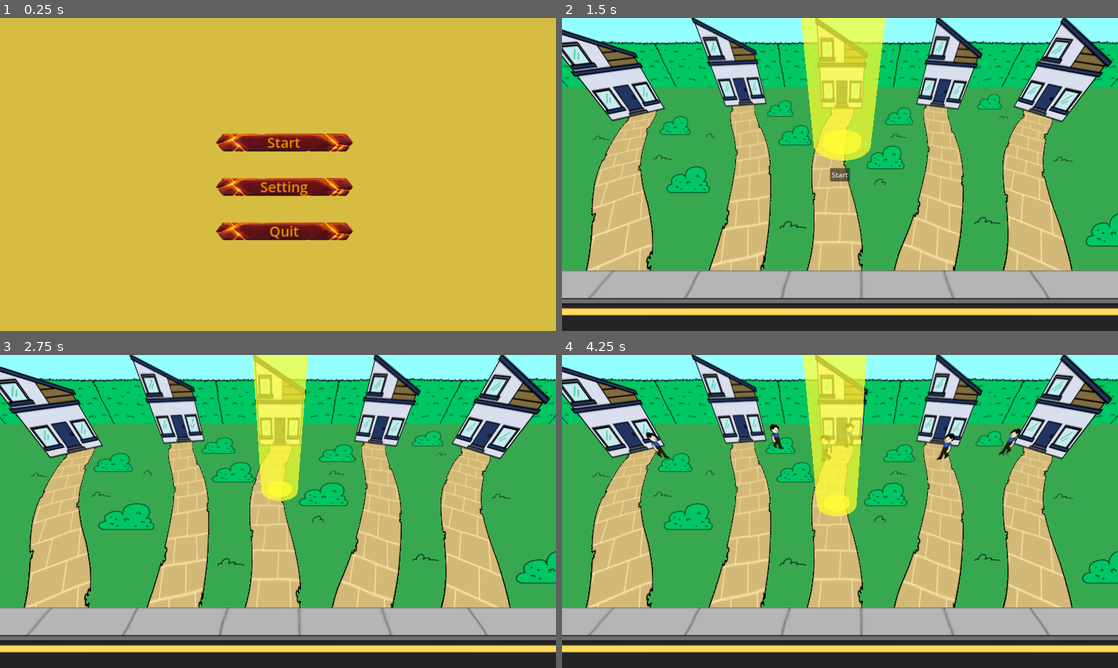
Above: before the commit, frames 1-4 (two rows, left to right).
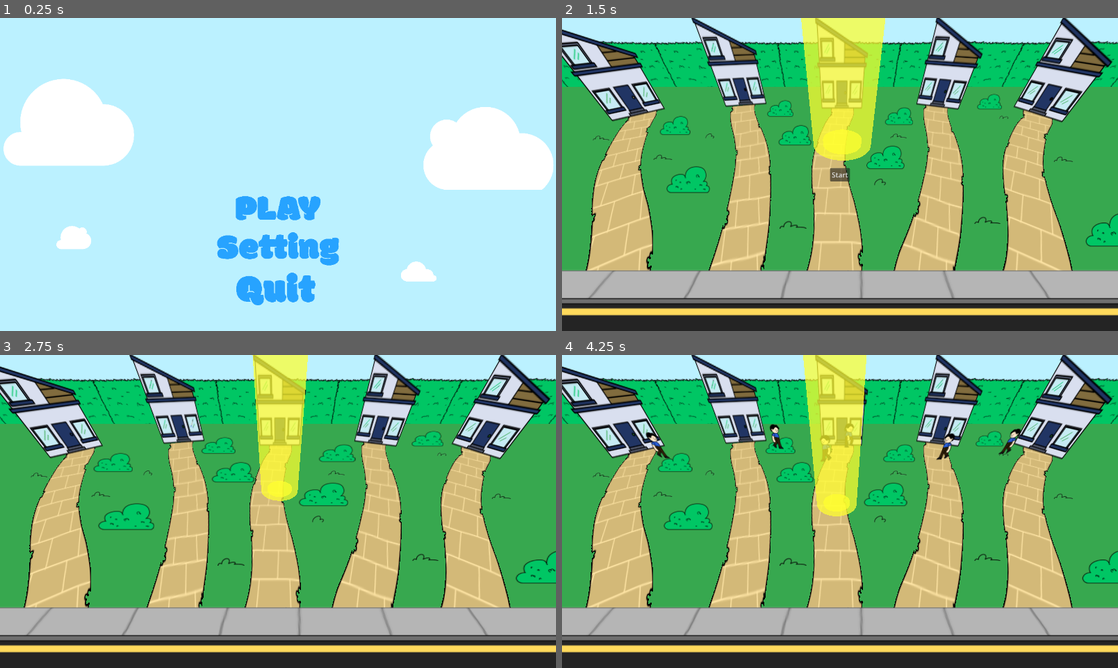
Above: after the commit, the same moments.

Repository: KgHtetNaing/sun_is_watching
Game: Godot game, scene res://scenes/main_menu.tscn
Two runs of this game, one before a commit and one after it. Both use one fixed random seed, a clock stepped at 60 frames per second and the inputs below. The engine's default icon, where the game draws it, is replaced by a stand-in: a white triangle on a blue panel in a dark square.
Inputs (mouse positions are in pixels of both pictures, inside the frame that each line leads up to; where the layout moved, square brackets give the same spot in the first picture):
- Up to frame 1 (0.25 s): no input
- Up to frame 2 (1.5 s): click (840, 249) [845, 187] at 0.5 s; click (840, 208) [845, 143] at 1.25 s
- Up to frame 3 (2.75 s): click "Start" at 2 s
- Up to frame 4 (4.25 s): tap Enter (ui_accept) at 2.75, 3.02, 3.77 s; move the mouse to (962, 495) at 2.77 s; move the mouse to (728, 527) at 3.52 s

The runs differ from the first frame. In frame 1, 100% of the frame differs, in the area x 0-100%, y 0-100%; in frame 2, 5.6%; in frame 3, 6.0%; in frame 4, 5.9%.

Commit message:
MainMenu

Diff:
--- a/art/Main_theme.tres
+++ b/art/Main_theme.tres
@@ -16,7 +16,6 @@
 texture = ExtResource("3_gsf01")
 
 [resource]
-Button/colors/font_color = Color(0.9607843, 0.57254905, 0, 1)
 Button/font_sizes/font_size = 20
 Button/fonts/font = SubResource("SystemFont_5d7ra")
 Button/styles/hover = SubResource("StyleBoxTexture_yxutn")
--- a/scenes/main_menu.tscn
+++ b/scenes/main_menu.tscn
@@ -1,7 +1,162 @@
 [gd_scene format=3 uid="uid://cxcwvmdnls5d7"]
 
 [ext_resource type="Script" uid="uid://dyb1auwsdrlul" path="res://scripts/main_menu.gd" id="1_l6cm7"]
-[ext_resource type="Theme" uid="uid://okkchddtxnpv" path="res://art/Main_theme.tres" id="2_ekxnf"]
+[ext_resource type="Texture2D" uid="uid://dgv8oj77u16ih" path="res://art/Envi/Cloud-02.png" id="3_bqqt6"]
+[ext_resource type="Texture2D" uid="uid://h2u3gnuyvdvg" path="res://art/Envi/Cloud-03.png" id="4_wu84c"]
+[ext_resource type="Texture2D" uid="uid://b003ja51pk3vc" path="res://art/Envi/Cloud-05.png" id="5_1ajci"]
+[ext_resource type="Texture2D" uid="uid://bmq33reiemf2l" path="res://art/Envi/Cloud-04.png" id="5_8ln24"]
+[ext_resource type="Texture2D" uid="uid://cpld02nt51as4" path="res://art/Ui/button-06.png" id="5_oa1go"]
+[ext_resource type="Texture2D" uid="uid://c3tpnqv4rpnyb" path="res://art/Ui/button-12.png" id="6_oa1go"]
+[ext_resource type="Texture2D" uid="uid://cwxdvlkr8vil7" path="res://art/Ui/button-07.png" id="6_tbmy8"]
+[ext_resource type="Texture2D" uid="uid://dpi4d1hutnwmw" path="res://art/Ui/button-09.png" id="7_tbmy8"]
+[ext_resource type="Texture2D" uid="uid://cis5aocx8l4t7" path="res://art/Ui/button-13.png" id="10_7b55j"]
+[ext_resource type="Texture2D" uid="uid://btyj1ag1jx688" path="res://art/Ui/button-10.png" id="11_5pajh"]
+[ext_resource type="Texture2D" uid="uid://c3jnhml23t87t" path="res://art/Ui/button-08.png" id="12_j7ex8"]
+[ext_resource type="Texture2D" uid="uid://brk8icy0s85f8" path="res://art/Ui/button-14.png" id="13_a8gd2"]
+[ext_resource type="Texture2D" uid="uid://hl5r0dngnfwj" path="res://art/Ui/button-11.png" id="14_hstxw"]
+
+[sub_resource type="Animation" id="Animation_rtw2f"]
+resource_name = "Cloud2"
+length = 15.0
+loop_mode = 1
+tracks/0/type = "value"
+tracks/0/imported = false
+tracks/0/enabled = true
+tracks/0/path = NodePath(".:position")
+tracks/0/interp = 1
+tracks/0/loop_wrap = true
+tracks/0/keys = {
+"times": PackedFloat32Array(0, 7.5, 15),
+"transitions": PackedFloat32Array(1, 1, 1),
+"update": 0,
+"values": [Vector2(1130, 300), Vector2(967, 300), Vector2(1130, 300)]
+}
+
+[sub_resource type="Animation" id="Animation_oa1go"]
+resource_name = "Cloud3"
+length = 20.0
+loop_mode = 1
+tracks/0/type = "value"
+tracks/0/imported = false
+tracks/0/enabled = true
+tracks/0/path = NodePath("../Cloud3:position")
+tracks/0/interp = 1
+tracks/0/loop_wrap = true
+tracks/0/keys = {
+"times": PackedFloat32Array(0, 10, 20),
+"transitions": PackedFloat32Array(1, 1, 1),
+"update": 0,
+"values": [Vector2(961.99994, 583), Vector2(1042.9999, 583), Vector2(961.99994, 583)]
+}
+
+[sub_resource type="Animation" id="Animation_8egab"]
+resource_name = "Cloud4"
+length = 20.0
+loop_mode = 1
+tracks/0/type = "value"
+tracks/0/imported = false
+tracks/0/enabled = true
+tracks/0/path = NodePath("../Cloud4:position")
+tracks/0/interp = 1
+tracks/0/loop_wrap = true
+tracks/0/keys = {
+"times": PackedFloat32Array(0, 10),
+"transitions": PackedFloat32Array(1, 1),
+"update": 0,
+"values": [Vector2(165.00002, 505), Vector2(362, 505)]
+}
+
+[sub_resource type="Animation" id="Animation_wu84c"]
+resource_name = "CloudMove"
+length = 15.0
+loop_mode = 1
+tracks/0/type = "value"
+tracks/0/imported = false
+tracks/0/enabled = true
+tracks/0/path = NodePath(".:position")
+tracks/0/interp = 1
+tracks/0/loop_wrap = true
+tracks/0/keys = {
+"times": PackedFloat32Array(0, 7.5, 15),
+"transitions": PackedFloat32Array(1, 1, 1),
+"update": 0,
+"values": [Vector2(150, 240), Vector2(400, 240), Vector2(150, 240)]
+}
+
+[sub_resource type="Animation" id="Animation_8ln24"]
+length = 0.001
+tracks/0/type = "value"
+tracks/0/imported = false
+tracks/0/enabled = true
+tracks/0/path = NodePath(".:position")
+tracks/0/interp = 1
+tracks/0/loop_wrap = true
+tracks/0/keys = {
+"times": PackedFloat32Array(0),
+"transitions": PackedFloat32Array(1),
+"update": 0,
+"values": [Vector2(157, 240)]
+}
+tracks/1/type = "value"
+tracks/1/imported = false
+tracks/1/enabled = true
+tracks/1/path = NodePath("../Cloud3:position")
+tracks/1/interp = 1
+tracks/1/loop_wrap = true
+tracks/1/keys = {
+"times": PackedFloat32Array(0),
+"transitions": PackedFloat32Array(1),
+"update": 0,
+"values": [Vector2(961.99994, 583)]
+}
+tracks/2/type = "value"
+tracks/2/imported = false
+tracks/2/enabled = true
+tracks/2/path = NodePath("../Cloud4:position")
+tracks/2/interp = 1
+tracks/2/loop_wrap = true
+tracks/2/keys = {
+"times": PackedFloat32Array(0),
+"transitions": PackedFloat32Array(1),
+"update": 0,
+"values": [Vector2(165.00002, 505)]
+}
+
+[sub_resource type="AnimationLibrary" id="AnimationLibrary_rtw2f"]
+_data = {
+&"Cloud2": SubResource("Animation_rtw2f"),
+&"Cloud3": SubResource("Animation_oa1go"),
+&"Cloud4": SubResource("Animation_8egab"),
+&"CloudMove": SubResource("Animation_wu84c"),
+&"RESET": SubResource("Animation_8ln24")
+}
+
+[sub_resource type="StyleBoxTexture" id="StyleBoxTexture_jk1qb"]
+texture = ExtResource("5_oa1go")
+
+[sub_resource type="StyleBoxTexture" id="StyleBoxTexture_5dd4i"]
+texture = ExtResource("6_oa1go")
+
+[sub_resource type="StyleBoxTexture" id="StyleBoxTexture_lgwnu"]
+texture = ExtResource("7_tbmy8")
+
+[sub_resource type="StyleBoxTexture" id="StyleBoxTexture_gw5y6"]
+texture = ExtResource("6_tbmy8")
+
+[sub_resource type="StyleBoxTexture" id="StyleBoxTexture_svtp6"]
+texture = ExtResource("10_7b55j")
+
+[sub_resource type="StyleBoxTexture" id="StyleBoxTexture_1dfpl"]
+texture = ExtResource("11_5pajh")
+
+[sub_resource type="StyleBoxTexture" id="StyleBoxTexture_qywvv"]
+texture = ExtResource("12_j7ex8")
+
+[sub_resource type="StyleBoxTexture" id="StyleBoxTexture_3wgol"]
+texture = ExtResource("13_a8gd2")
+
+[sub_resource type="StyleBoxTexture" id="StyleBoxTexture_1acrt"]
+texture = ExtResource("14_hstxw")
 
 [node name="Main_menu" type="Control" unique_id=215569818]
 layout_mode = 3
@@ -21,7 +176,7 @@
 anchor_bottom = 1.0
 grow_horizontal = 2
 grow_vertical = 2
-color = Color(0.8392157, 0.7411765, 0.25882354, 1)
+color = Color(0.73333335, 0.94509804, 1, 1)
 
 [node name="CenterContainer" type="CenterContainer" parent="ColorRect" unique_id=480637296]
 layout_mode = 1
@@ -37,37 +192,95 @@
 grow_horizontal = 2
 grow_vertical = 2
 
-[node name="VBoxContainer" type="VBoxContainer" parent="." unique_id=236424911]
+[node name="Cloud1" type="Sprite2D" parent="." unique_id=182665908]
+position = Vector2(157, 240)
+scale = Vector2(0.195, 0.195)
+texture = ExtResource("3_bqqt6")
+
+[node name="AnimationPlayer" type="AnimationPlayer" parent="Cloud1" unique_id=74095560]
+libraries/ = SubResource("AnimationLibrary_rtw2f")
+autoplay = &"CloudMove"
+
+[node name="Cloud2" type="Sprite2D" parent="." unique_id=873712940]
+position = Vector2(157, 240)
+scale = Vector2(0.195, 0.195)
+texture = ExtResource("4_wu84c")
+
+[node name="AnimationPlayer" type="AnimationPlayer" parent="Cloud2" unique_id=1571622095]
+libraries/ = SubResource("AnimationLibrary_rtw2f")
+autoplay = &"Cloud2"
+
+[node name="Cloud3" type="Sprite2D" parent="." unique_id=2056387982]
+position = Vector2(961.99994, 583)
+scale = Vector2(0.05, 0.05)
+texture = ExtResource("5_8ln24")
+
+[node name="AnimationPlayer2" type="AnimationPlayer" parent="Cloud3" unique_id=142455429]
+root_node = NodePath("../../Cloud2")
+libraries/ = SubResource("AnimationLibrary_rtw2f")
+autoplay = &"Cloud3"
+
+[node name="Cloud4" type="Sprite2D" parent="." unique_id=1731658019]
+position = Vector2(165.00002, 505)
+scale = Vector2(0.05, 0.05)
+texture = ExtResource("5_1ajci")
+
+[node name="AnimationPlayer2" type="AnimationPlayer" parent="Cloud4" unique_id=2120855645]
+root_node = NodePath("../../Cloud2")
+libraries/ = SubResource("AnimationLibrary_rtw2f")
+autoplay = &"Cloud4"
+
+[node name="Start Game" type="Button" parent="." unique_id=1269828103]
 layout_mode = 1
 anchors_preset = -1
-anchor_left = 0.388
-anchor_top = 0.36600003
-anchor_right = 0.62100005
-anchor_bottom = 0.75100005
-offset_left = 0.023956299
-offset_top = -0.16802979
-offset_right = -102.48706
-offset_bottom = -95.64804
-grow_horizontal = 2
-grow_vertical = 2
-scale = Vector2(1.62, 1.62)
-theme_override_constants/separation = 35
-
-[node name="Start Game" type="Button" parent="VBoxContainer" unique_id=1269828103]
-layout_mode = 2
-theme = ExtResource("2_ekxnf")
+anchor_left = 0.42400002
+anchor_top = 0.569
+anchor_right = 0.57600003
+anchor_bottom = 0.646
+offset_left = -0.22003174
+offset_top = 0.32000732
+offset_right = 0.2199707
+offset_bottom = -0.120025635
+grow_horizontal = 2
+grow_vertical = 0
+size_flags_vertical = 3
 theme_override_constants/h_separation = 0
-text = "Start"
-
-[node name="Setting" type="Button" parent="VBoxContainer" unique_id=2090453887]
-layout_mode = 2
-theme = ExtResource("2_ekxnf")
-text = "Setting
-"
-
-[node name="Quit" type="Button" parent="VBoxContainer" unique_id=1561899545]
-layout_mode = 2
-theme = ExtResource("2_ekxnf")
-text = "Quit"
-
-[connection signal="pressed" from="VBoxContainer/Start Game" to="." method="_on_start_game_pressed"]
+theme_override_styles/normal = SubResource("StyleBoxTexture_jk1qb")
+theme_override_styles/pressed = SubResource("StyleBoxTexture_5dd4i")
+theme_override_styles/hover = SubResource("StyleBoxTexture_lgwnu")
+
+[node name="Setting" type="Button" parent="." unique_id=425276905]
+layout_mode = 1
+anchors_preset = -1
+anchor_left = 0.39000002
+anchor_top = 0.68500006
+anchor_right = 0.61
+anchor_bottom = 0.79
+offset_left = 0.5895996
+offset_top = -0.20004272
+offset_right = -0.58966064
+offset_bottom = 0.17401123
+grow_horizontal = 2
+grow_vertical = 2
+theme_override_styles/normal = SubResource("StyleBoxTexture_gw5y6")
+theme_override_styles/pressed = SubResource("StyleBoxTexture_svtp6")
+theme_override_styles/hover = SubResource("StyleBoxTexture_1dfpl")
+
+[node name="Quit" type="Button" parent="." unique_id=1226654440]
+layout_mode = 1
+anchors_preset = -1
+anchor_left = 0.39000002
+anchor_top = 0.68500006
+anchor_right = 0.61
+anchor_bottom = 0.79
+offset_left = 44.799988
+offset_top = 92.79996
+offset_right = -54.940247
+offset_bottom = 92.20001
+grow_horizontal = 2
+grow_vertical = 2
+theme_override_styles/normal = SubResource("StyleBoxTexture_qywvv")
+theme_override_styles/pressed = SubResource("StyleBoxTexture_3wgol")
+theme_override_styles/hover = SubResource("StyleBoxTexture_1acrt")
+
+[connection signal="pressed" from="Start Game" to="." method="_on_start_game_pressed"]
--- a/scenes/main_scene.tscn
+++ b/scenes/main_scene.tscn
@@ -29,7 +29,7 @@
 
 [sub_resource type="StandardMaterial3D" id="StandardMaterial3D_e1cbu"]
 shading_mode = 0
-albedo_color = Color(0.58431375, 1, 1, 1)
+albedo_color = Color(0.73333335, 0.94509804, 1, 1)
 
 [sub_resource type="PlaneMesh" id="PlaneMesh_mngbo"]
 material = SubResource("StandardMaterial3D_e1cbu")
Binary file added: art/Envi/Cloud-02.png
Not shown, added: art/Envi/Cloud-02.png.import
Binary file added: art/Envi/Cloud-03.png
Not shown, added: art/Envi/Cloud-03.png.import
Binary file added: art/Envi/Cloud-04.png
Not shown, added: art/Envi/Cloud-04.png.import
Binary file added: art/Envi/Cloud-05.png
Not shown, added: art/Envi/Cloud-05.png.import
Binary file added: art/Ui/button-06.png
Not shown, added: art/Ui/button-06.png.import
Binary file added: art/Ui/button-07.png
Not shown, added: art/Ui/button-07.png.import
(and 14 more such lines)
